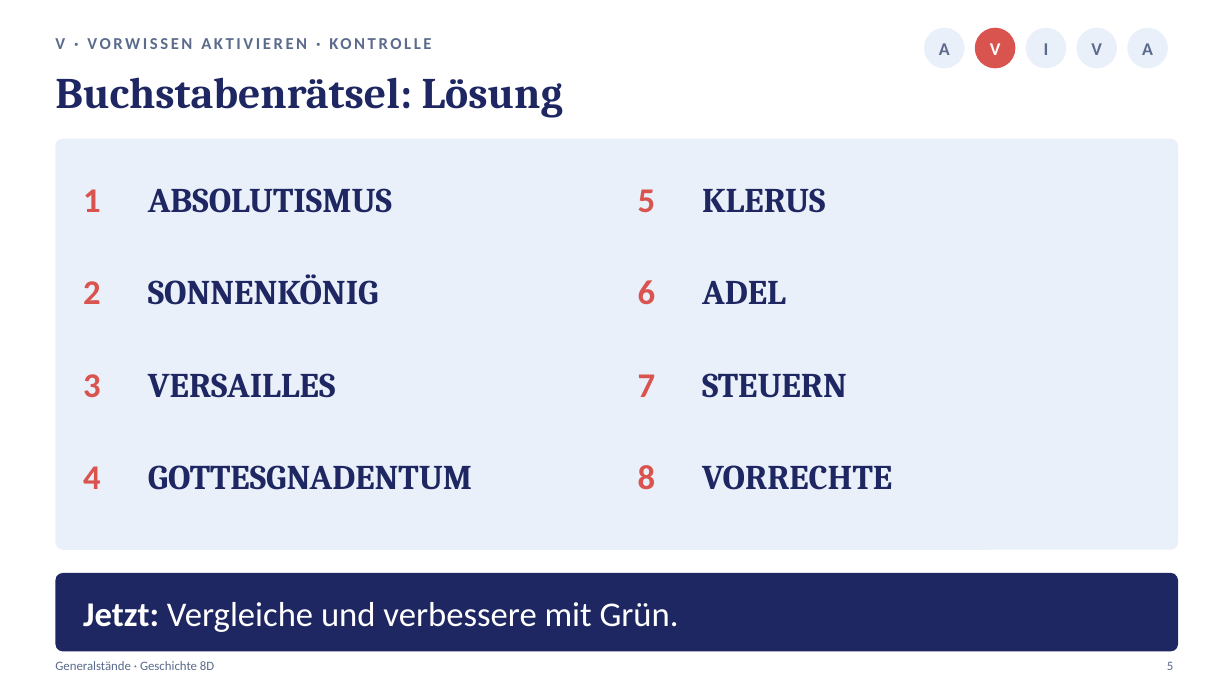
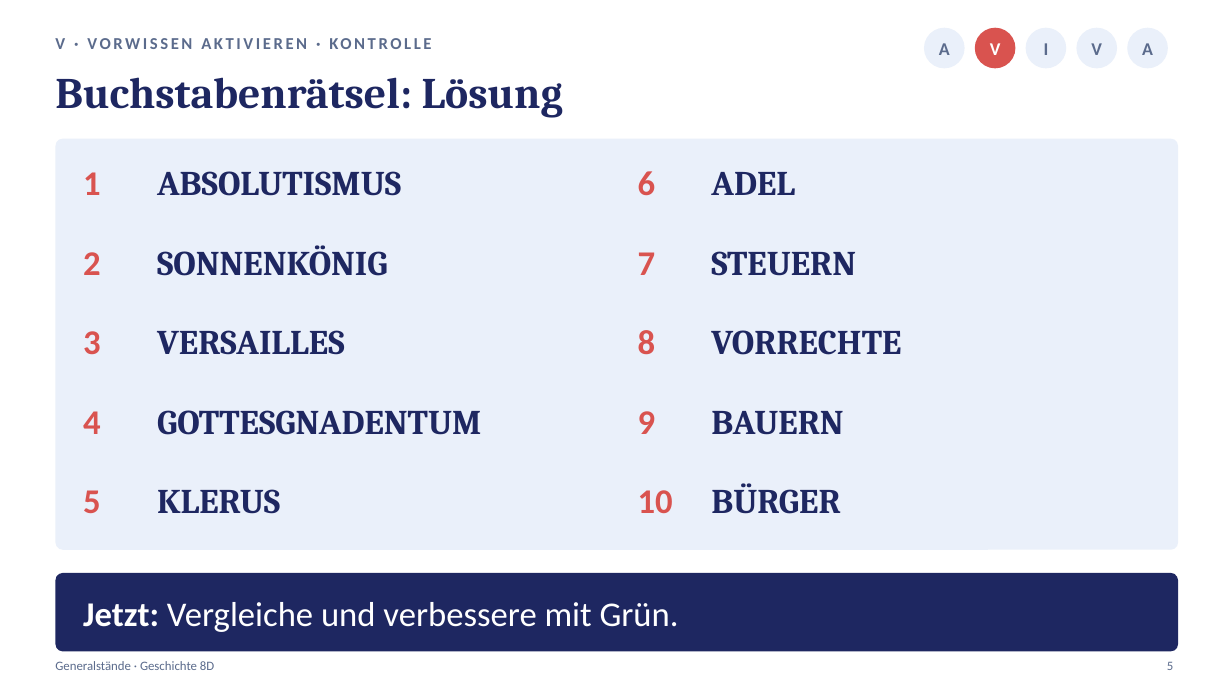
Before and after one commit to golzkonstantin-gif/Schule, a slide deck: slide 5 of Geschichte_8D/Generalstaende/Praesentation_Generalstaende_8D.pptx. Drawn at 1232x693 pixels with LibreOffice and Linux fonts; fonts in the diff are those of the drawing. Boxes give left, top, right and bottom in pixels: in the first picture for what was removed or moved away, otherwise in the second. Text is boxed around its words. In the diff, an @@ line names an element or a change of style, - is before the commit and + after.

```diff
--- a/Geschichte_8D/Generalstaende/Praesentation_Generalstaende_8D.pptx
+++ b/Geschichte_8D/Generalstaende/Praesentation_Generalstaende_8D.pptx
@@ text "1": place and size @@
-text "1" at (83, 189, 101, 212)
+text "1" at (83, 172, 101, 195)
@@ text "ABSOLUTISMUS": place and size @@
-text "ABSOLUTISMUS" at (148, 188, 392, 213)
+text "ABSOLUTISMUS" at (157, 171, 401, 196)
@@ text "6": place and size @@
-text "6" at (638, 280, 656, 304)
+text "6" at (638, 171, 656, 195)
@@ text "ADEL": place and size @@
-text "ADEL" at (702, 281, 786, 304)
+text "ADEL" at (711, 172, 795, 195)
@@ text "2": place and size @@
-text "2" at (83, 281, 101, 304)
+text "2" at (83, 252, 101, 275)
@@ text "SONNENKÖNIG": place and size @@
-text "SONNENKÖNIG" at (148, 274, 379, 305)
+text "SONNENKÖNIG" at (157, 245, 388, 276)
@@ text "7": place and size @@
-text "7" at (638, 374, 656, 397)
+text "7" at (638, 252, 656, 275)
@@ text "STEUERN": place and size @@
-text "STEUERN" at (702, 373, 847, 398)
+text "STEUERN" at (711, 251, 856, 276)
@@ text "3": place and size @@
-text "3" at (83, 374, 101, 397)
+text "3" at (83, 331, 101, 354)
@@ text "VERSAILLES": place and size @@
-text "VERSAILLES" at (148, 373, 336, 398)
+text "VERSAILLES" at (157, 330, 345, 355)
@@ text "8": place and size @@
-text "8" at (638, 465, 656, 489)
+text "8" at (638, 330, 656, 354)
@@ text "VORRECHTE": place and size @@
-text "VORRECHTE" at (702, 465, 892, 490)
+text "VORRECHTE" at (711, 330, 901, 355)
@@ text "4": place and size @@
-text "4" at (83, 466, 101, 489)
+text "4" at (83, 411, 101, 434)
@@ text "GOTTESGNADENTUM": place and size @@
-text "GOTTESGNADENTUM" at (148, 465, 472, 490)
+text "GOTTESGNADENTUM" at (157, 410, 481, 435)
@@ text added at (638, 411, 656, 434), 27 pt, text #D9534F, bold @@
+9
@@ text added at (711, 411, 843, 435), 27 pt, text #1E2761, bold @@
+BAUERN
@@ text "5": place and size @@
-text "5" at (638, 189, 656, 212)
+text "5" at (83, 490, 101, 513)
@@ text "KLERUS": place and size @@
-text "KLERUS" at (702, 188, 825, 213)
+text "KLERUS" at (157, 489, 280, 514)
@@ text added at (638, 490, 673, 513), 27 pt, text #D9534F, bold @@
+10
@@ text added at (711, 483, 840, 514), 27 pt, text #1E2761, bold @@
+BÜRGER
```
Also in this commit, not shown: 1 other slide changed, 12 other files.
